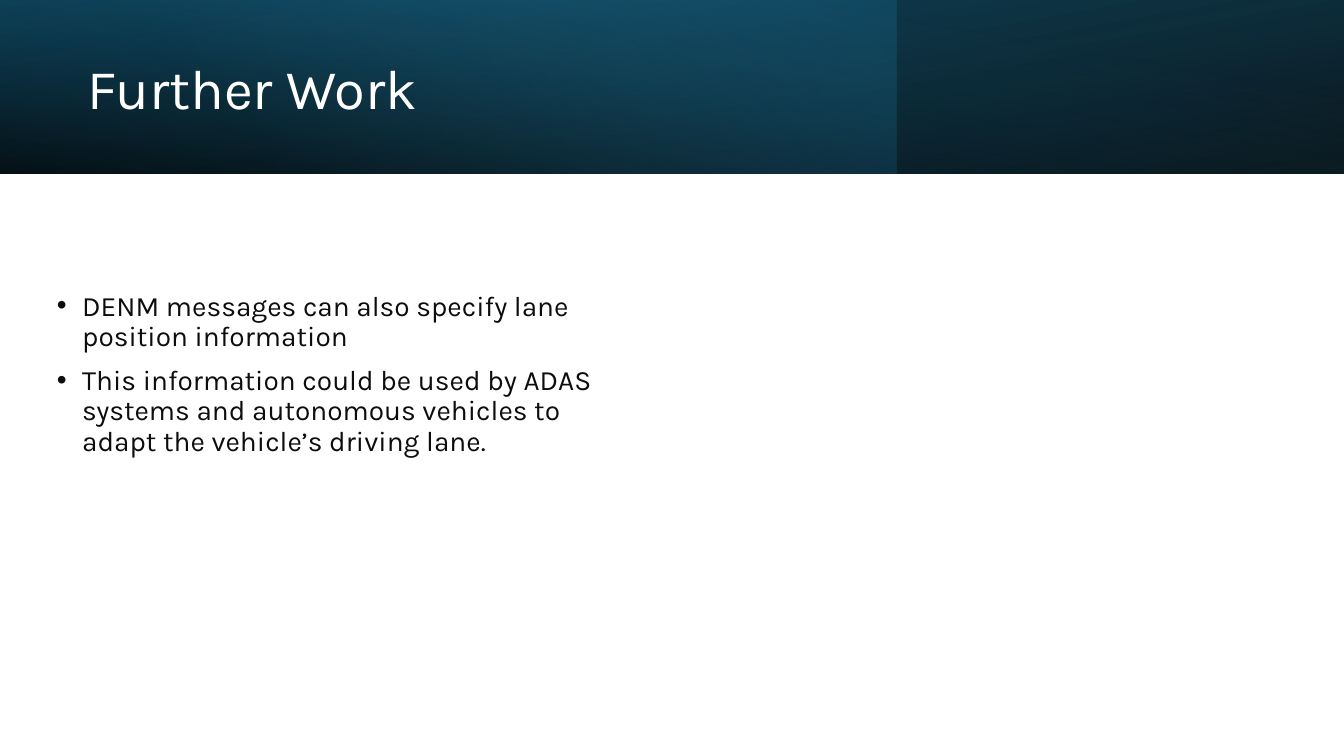
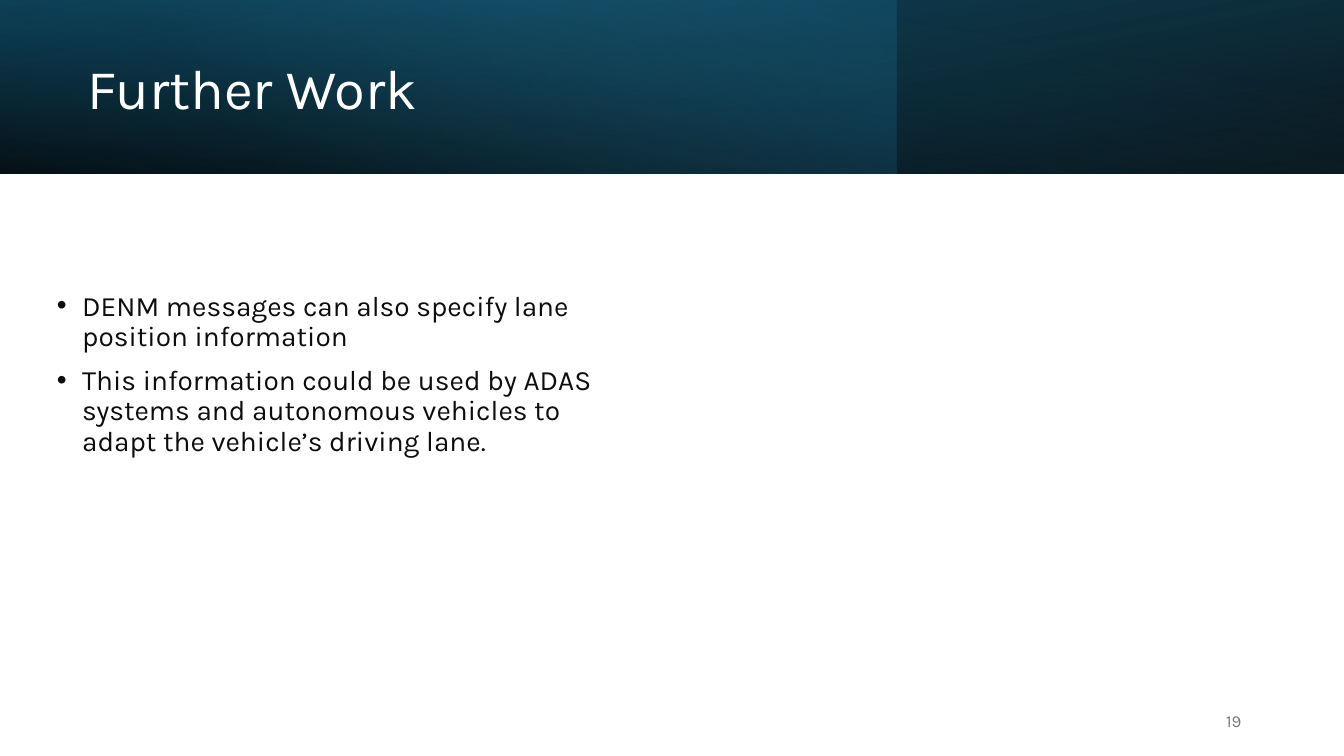
Before and after one commit to LF-RoGu/Model-Base-Systems, a slide deck: slide 19 of Presentation/C-ITS.pptx. Drawn at 1344x756 pixels with LibreOffice and Linux fonts; fonts in the diff are those of the drawing. Boxes give left, top, right and bottom in pixels: in the first picture for what was removed or moved away, otherwise in the second. Text is boxed around its words. In the diff, an @@ line names an element or a change of style, - is before the commit and + after.

```diff
--- a/Presentation/C-ITS.pptx
+++ b/Presentation/C-ITS.pptx
@@ page number added at <box>1226,716,1241,727</box>, 12 pt, text #797979 @@
+19
```
Also in this commit, not shown: 21 other slides changed, 3 slides added, 1 other file.
